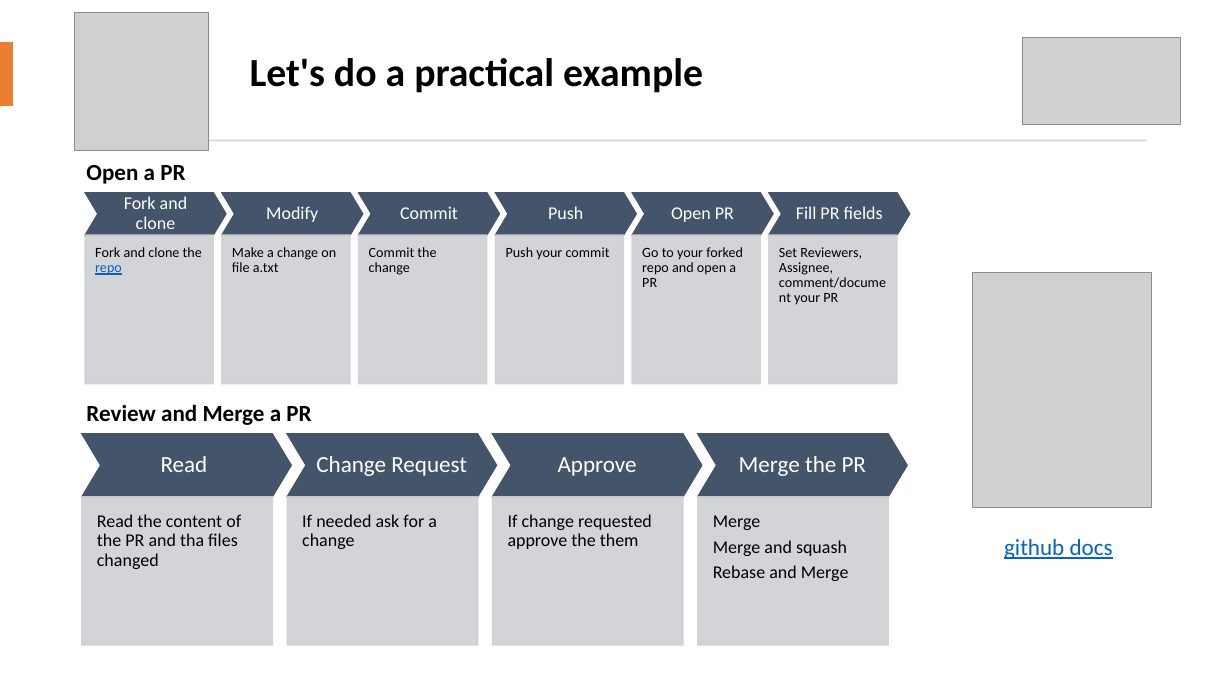
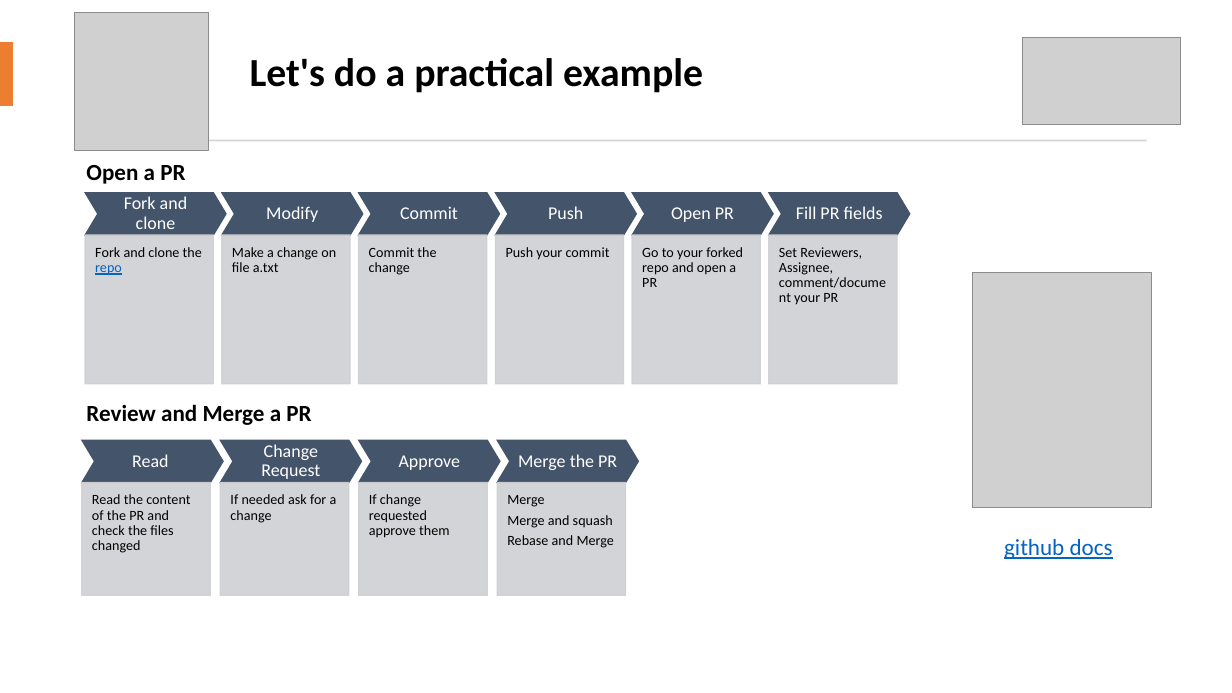
Before and after one commit to icub-tech-iit/training-pull-requests, a slide deck: slide 6 of training-pull-requests.pptx. Drawn at 1232x693 pixels with LibreOffice and Linux fonts; fonts in the diff are those of the drawing; grey boxes stand for pictures. Boxes give left, top, right and bottom in pixels: in the first picture for what was removed or moved away, otherwise in the second. Text is boxed around its words. In the diff, an @@ line names an element or a change of style, - is before the commit and + after.

Commit message:
fixed typos in slides

```diff
--- a/training-pull-requests.pptx
+++ b/training-pull-requests.pptx
@@ chevron: place and size @@
-chevron at [82,434,292,497]
+chevron at [82,440,224,482]
@@ text "Read": place and size @@
-text "Read" at [161,456,208,472]
+text "Read" at [132,454,168,467]
@@ chevron added at [220,440,361,482], fill #44546A, outline #44546A 1 pt @@
@@ text "Change Request": place and size @@
-text "Change Request" at [316,456,467,476]
+text "Change Request" at [261,444,320,479]
@@ chevron: place and size @@
-chevron at [287,434,497,497]
+chevron at [359,440,500,482]
@@ text "Approve": place and size @@
-text "Approve" at [558,457,637,476]
+text "Approve" at [399,455,461,470]
@@ chevron: place and size @@
-chevron at [493,434,702,497]
+chevron at [497,440,639,482]
@@ size 18 to 14 pt; less space between paragraphs in 4 elements at [132,454,168,467], [261,444,320,479], [399,455,461,470], [518,454,617,470] @@
@@ text "Merge the PR": place and size @@
-text "Merge the PR" at [739,456,866,476]
+text "Merge the PR" at [518,454,617,470]
@@ chevron removed at [698,434,908,497] @@
@@ rectangle: place and size @@
-rectangle at [82,497,273,646]
+rectangle at [82,482,211,595]
@@ text at [92,494,190,553]: text changed; size 14 to 11 pt @@
-Read the content of the PR and tha files changed
+Read the content of the PR and check the files changed
@@ text "If needed ask for a ...": place and size @@
-text "If needed ask for a ..." at [302,514,437,549]
+text "If needed ask for a ..." at [230,494,337,523]
@@ text "If needed ask for a ..." at [230,494,337,523]: size 14 to 11 pt; less space between paragraphs @@
@@ rectangle added at [220,482,348,595], fill #CFD1D4 at 90% opacity, outline #CFD1D4 1 pt @@
@@ rectangle: place and size @@
-rectangle at [287,497,478,646]
+rectangle at [359,482,487,595]
@@ text at [369,494,449,538]: text changed; size 14 to 11 pt @@
-If change requested approve the them
+If change requested approve them
@@ text "Merge" at [507,495,614,548]: size 14 to 11 pt; less space between paragraphs @@
@@ text "Merge": place and size @@
-text "Merge" at [713,515,849,581]
+text "Merge" at [507,495,614,548]
@@ rectangle: place and size @@
-rectangle at [493,497,683,646]
+rectangle at [497,482,626,595]
@@ rectangle removed at [698,497,888,646] @@
```
